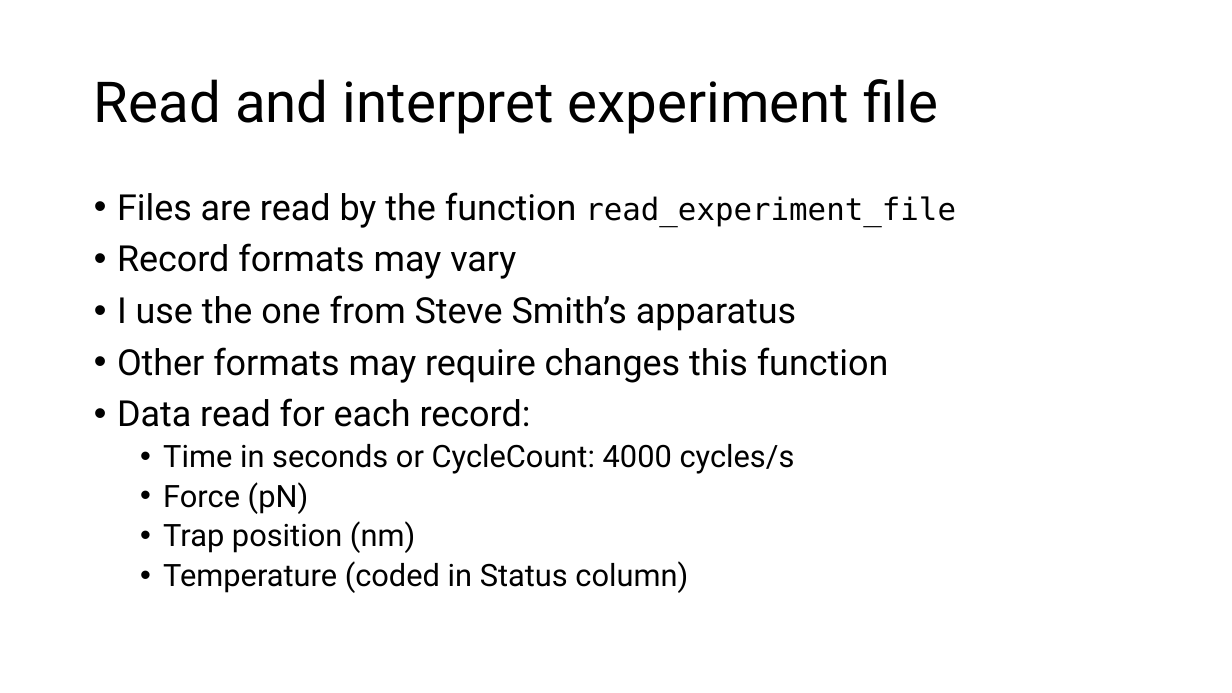
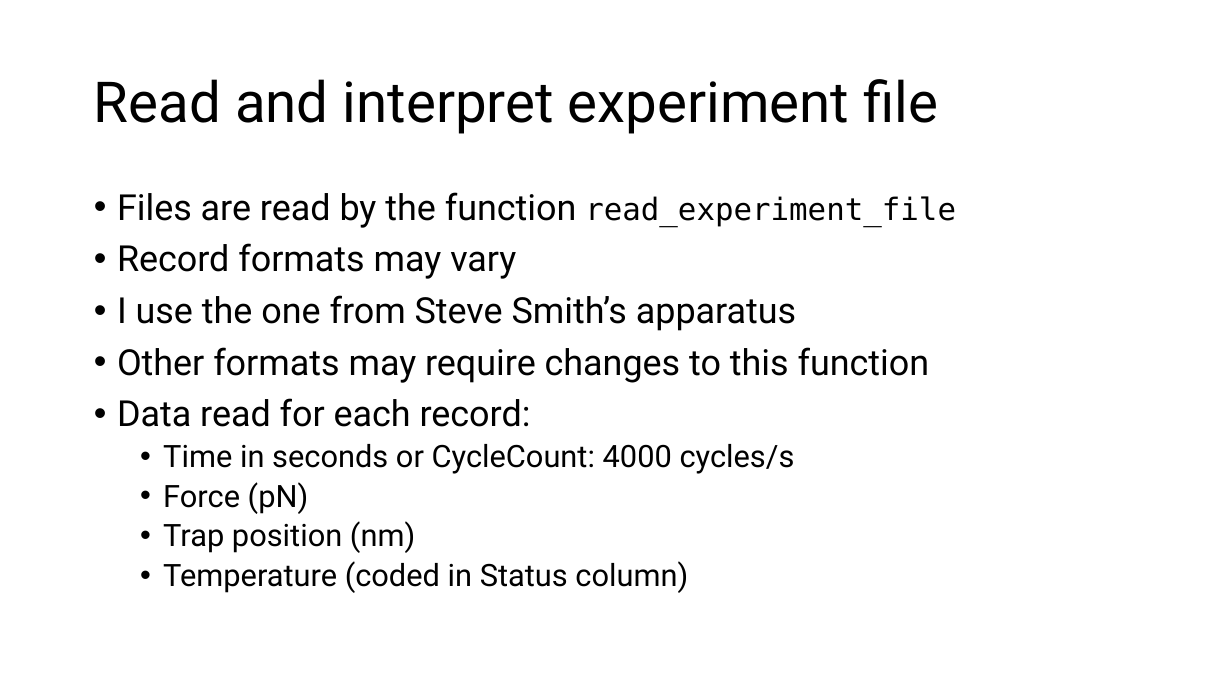
Before and after one commit to are-mj/OpticalTweezers, a slide deck: slide 7 of Summer school 2024/Analysis of protein stretching experiments.pptx. Drawn at 1232x693 pixels with LibreOffice and Linux fonts; fonts in the diff are those of the drawing. Boxes give left, top, right and bottom in pixels: in the first picture for what was removed or moved away, otherwise in the second. Text is boxed around its words. In the diff, an @@ line names an element or a change of style, - is before the commit and + after.

```diff
--- a/Summer school 2024/Analysis of protein stretching experiments.pptx
+++ b/Summer school 2024/Analysis of protein stretching experiments.pptx
@@ text at (x1=117, y1=347, x2=930, y2=383): text changed @@
-• Other formats may require changes this function
+• Other formats may require changes to this function
```
Also in this commit, not shown: 1 other slide changed, 1 slide removed.
